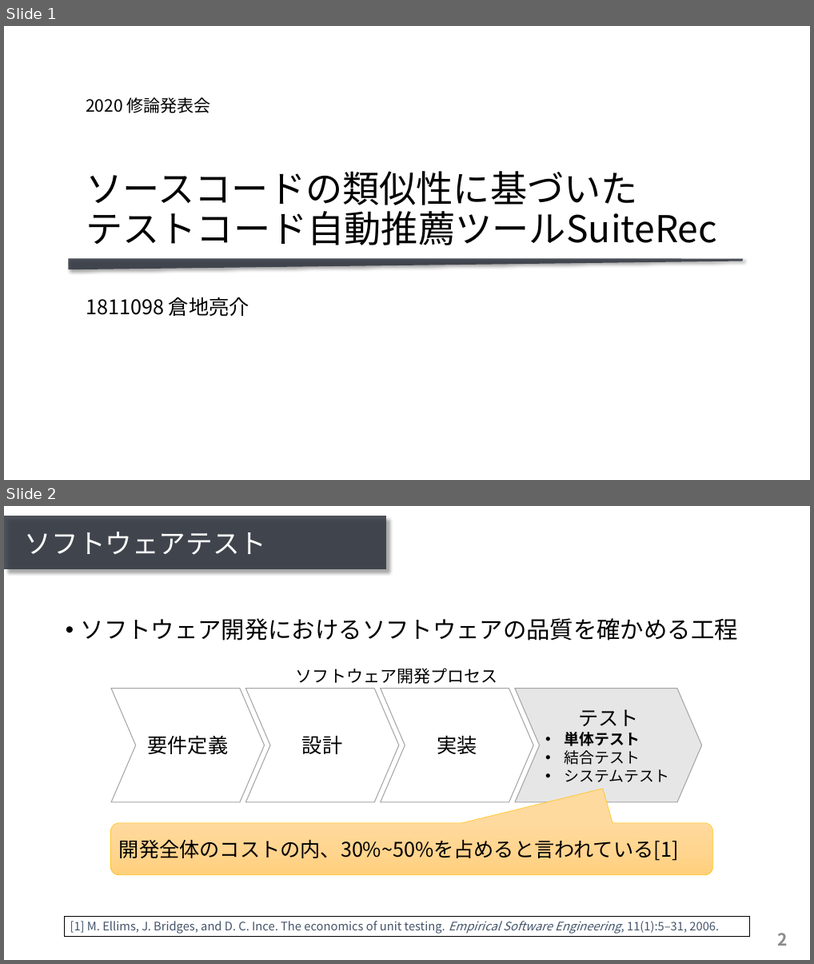
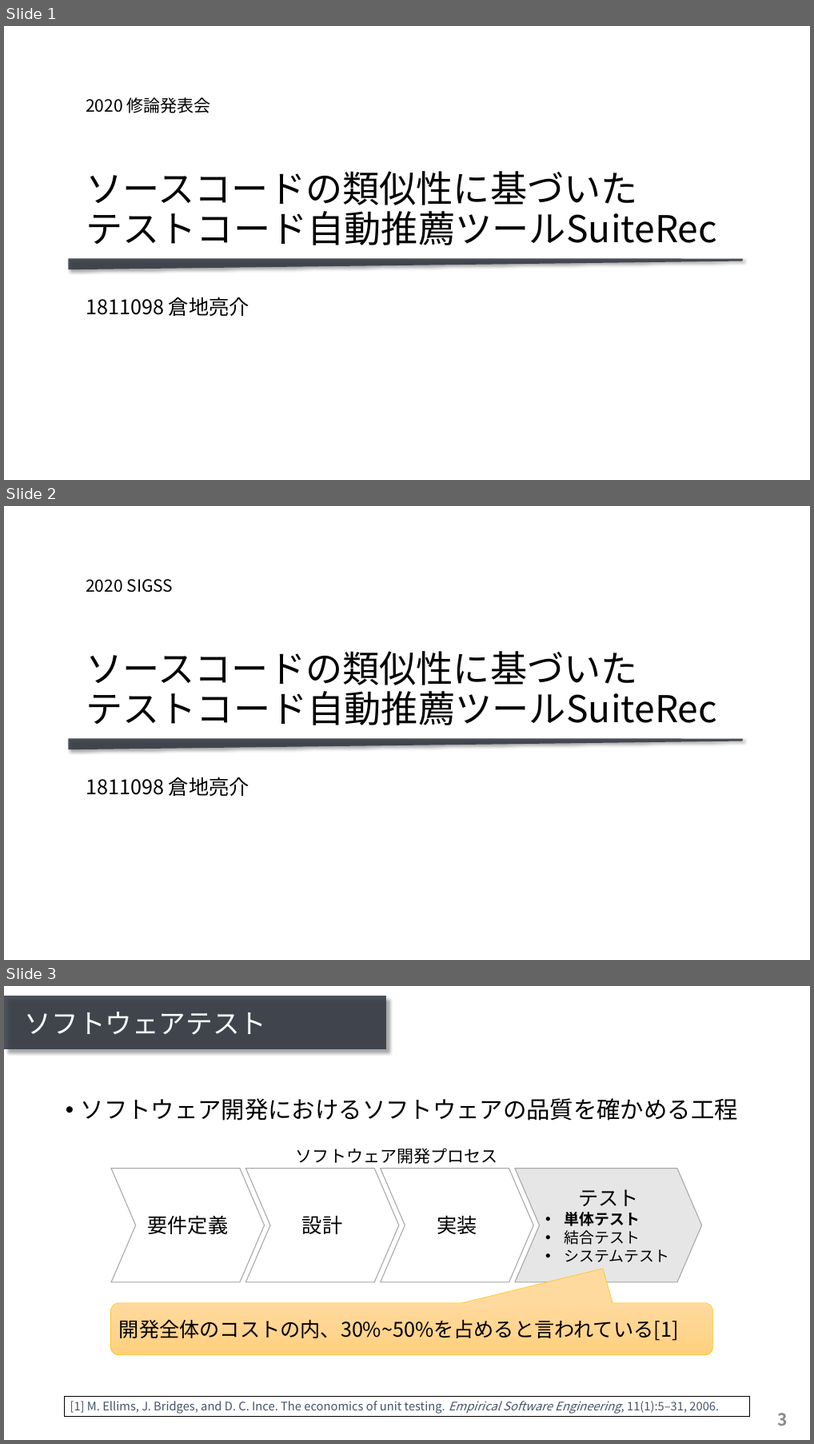
Before and after one commit to ryosuke-ku/mthesis2020-pre, a slide deck: presentation_kurachi.pptx. Shown one above the other, each under a label of ours: slides 1 and 2 before the commit, slides 1, 2 and 3 after it. The pictures are 814x964 and 814x1444 pixels, drawn with LibreOffice and Linux fonts; fonts in the diff are those of the drawing. Boxes give left, top, right and bottom in pixels: in the first picture for what was removed or moved away, otherwise in the second. Text is boxed around its words. In the diff, an @@ line names an element or a change of style, - is before the commit and + after.

```diff
--- a/presentation_kurachi.pptx
+++ b/presentation_kurachi.pptx
@@ slide 2 added at bbox=[4, 506, 810, 960], background #FFFFFF; not listed: 1 template element that a slide beside it also shows @@
@@ text added at bbox=[86, 579, 174, 592], 20 pt, text #000000 @@
+2020 SIGSS
@@ title added at bbox=[86, 651, 718, 725], 44 pt, text #000000 @@
+ソースコードの類似性に基づいた
+テストコード自動推薦ツールSuiteRec
@@ subtitle added at bbox=[86, 776, 250, 796], 24 pt, text #000000 @@
+1811098 倉地亮介
@@ what was slide 2 is now slide 3 @@
@@ page number at bbox=[778, 1412, 788, 1425]: text changed @@
-2
+3
```
Also in this commit, not shown: 2 slides changed, 48 other files.
